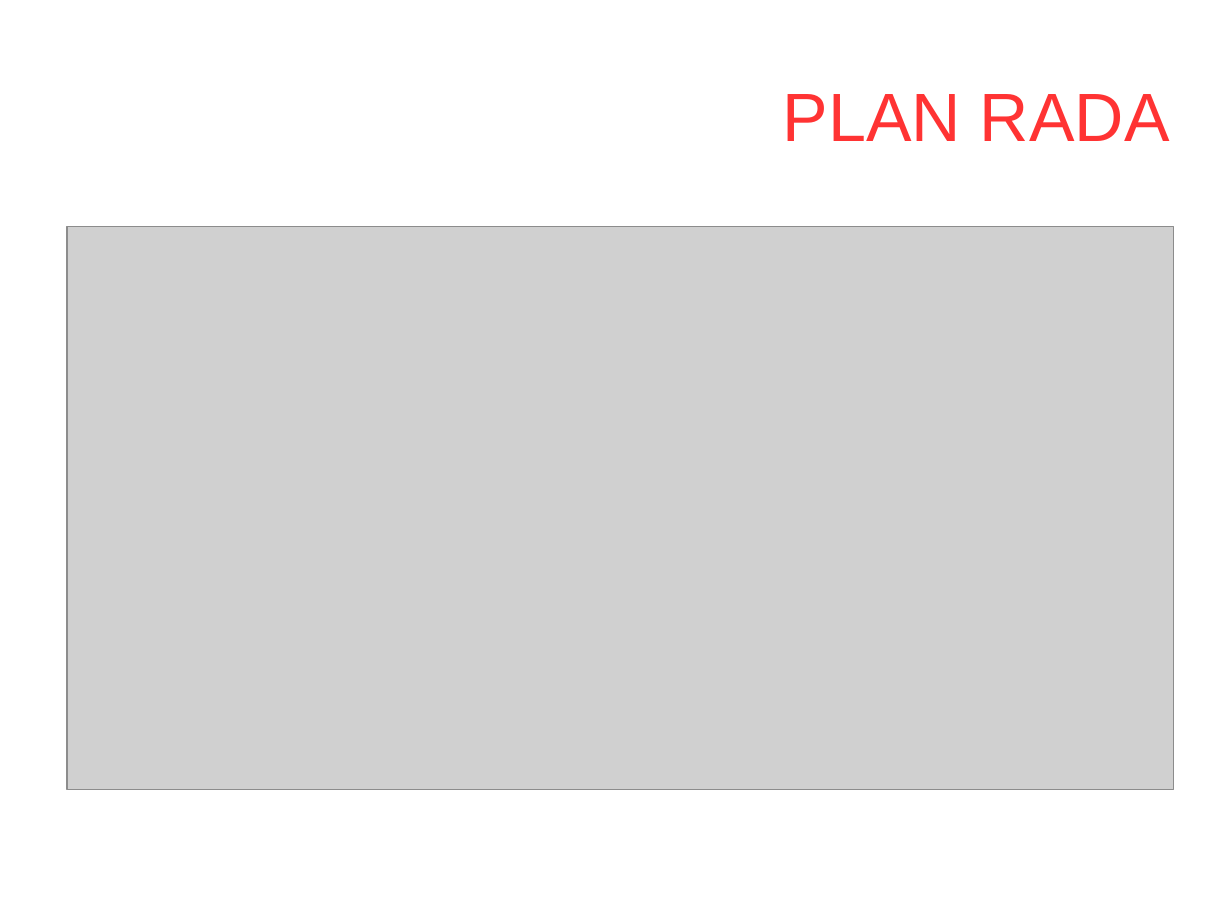
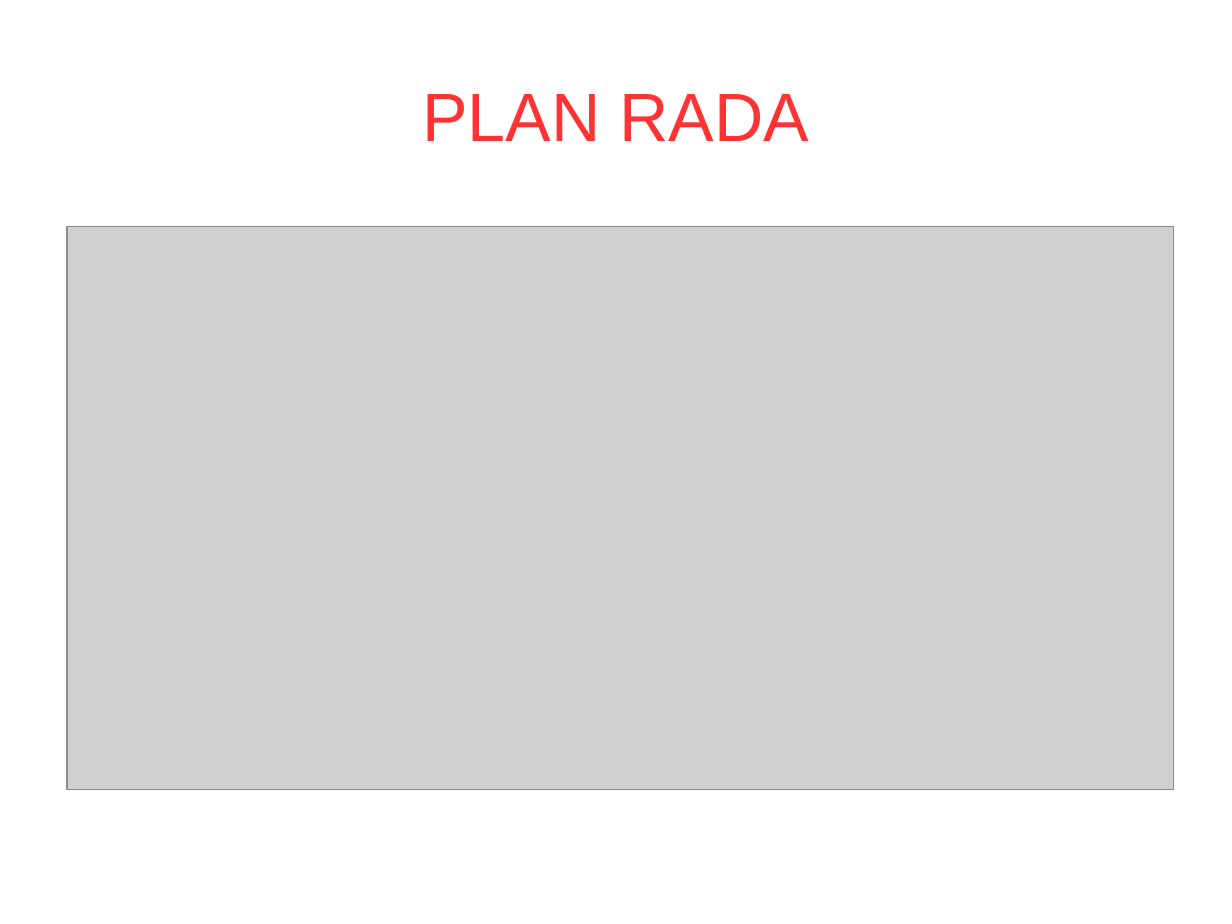
Before and after one commit to salesh/UpravljanjeProjektima, a slide deck: slide 7 of prezentacija/prezentacija.odp. Drawn at 1232x924 pixels with LibreOffice and Linux fonts; fonts in the diff are those of the drawing; grey boxes stand for pictures; background and template pictures are left out. Boxes give left, top, right and bottom in pixels: in the first picture for what was removed or moved away, otherwise in the second. Text is boxed around its words. In the diff, an @@ line names an element or a change of style, - is before the commit and + after.

```diff
--- a/prezentacija/prezentacija.odp
+++ b/prezentacija/prezentacija.odp
@@ title "PLAN RADA" at [422,94,809,141]: alignment right to centre @@
```
Also in this commit, not shown: 4 other slides changed.
